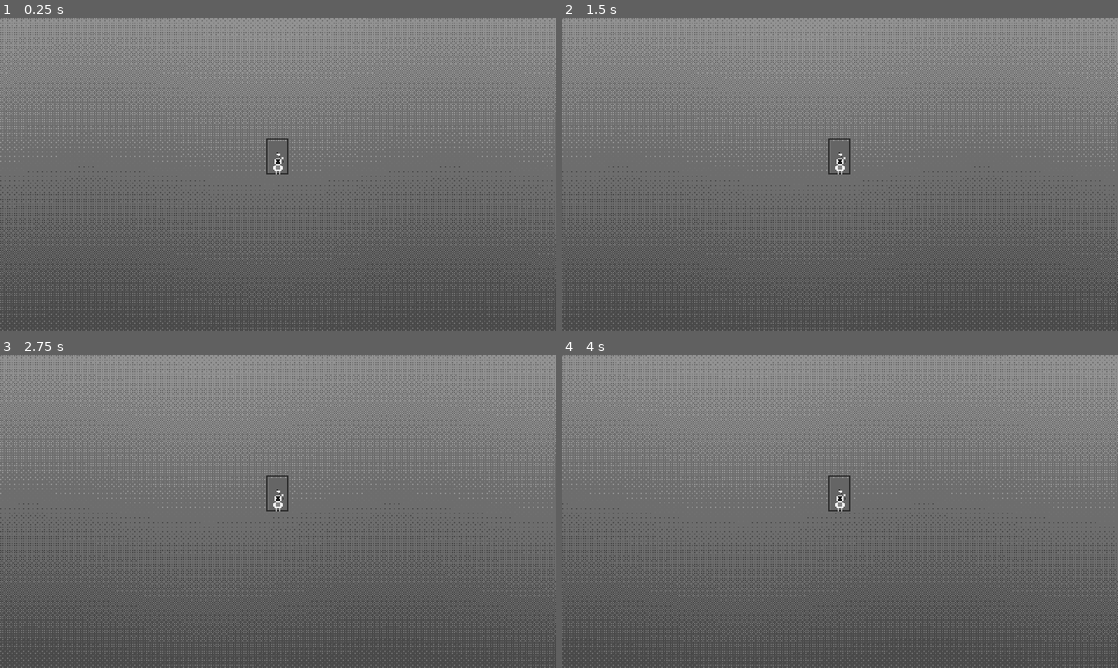
Above: before the commit, frames 1-4 (two rows, left to right).
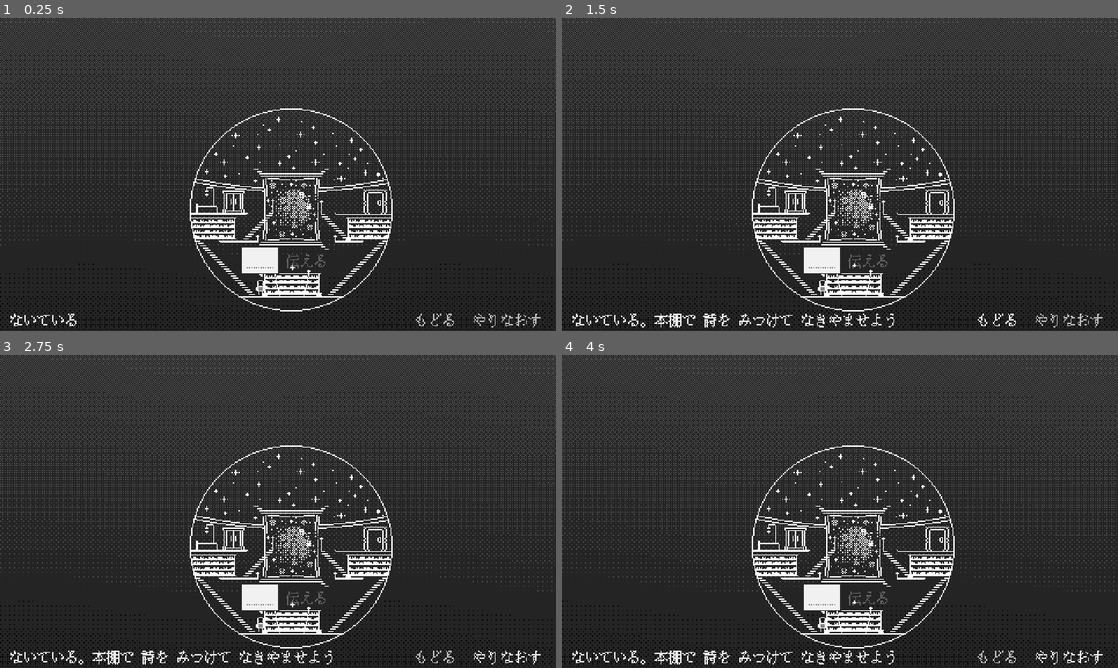
Above: after the commit, the same moments.

Repository: tmichiya/toru-3jam
Game: Godot game, scene res://scenes/main.tscn
Two runs of this game, one before a commit and one after it. Both use one fixed random seed, a clock stepped at 60 frames per second and the inputs below.
Inputs (mouse positions are in pixels of both pictures, inside the frame that each line leads up to):
- Up to frame 1 (0.25 s): no input
- Up to frame 2 (1.5 s): click (1067, 318) at 0.5 s, where only the run after the commit has a clickable "やりなおす"; click (995, 318) at 1.25 s, where only the run after the commit has a clickable "もどる"
- Up to frame 3 (2.75 s): click (505, 655) at 2 s, where only the run after the commit has a clickable "やりなおす"
- Up to frame 4 (4 s): click (995, 655) at 2.75 s, where only the run after the commit has a clickable "もどる"; click (1067, 655) at 3.5 s, where only the run after the commit has a clickable "やりなおす"

The runs differ from the first frame. In frame 1, 100% of the frame differs, in the area x 0-100%, y 0-100%; in frame 2, 100%; in frame 3, 100%; in frame 4, 100%.
Error before the commit: Parse Error: Too few arguments for "setup()" call. Expected at least 3 but received 2. (res://scripts/main.gd:33)

Commit message:
部屋の中でゲームが進むシーン構成に
星空の窓と丸い部屋の絵を重ね、開いている本棚・窓に目印、エンディングで扉から光がこぼれる。横スクロール用の地面・扉・カメラは削除。背景のディザは線画が映えるよう暗めに。スクリーンショット確認も歩いて進む流れに更新。

Co-Authored-By: Claude Opus 5.5 <noreply@anthropic.com>

Diff:
--- a/scenes/main.tscn
+++ b/scenes/main.tscn
@@ -9,18 +9,23 @@
 [ext_resource type="Script" path="res://scripts/input_ctrl.gd" id="7_input"]
 [ext_resource type="Script" path="res://scripts/ui.gd" id="8_ui"]
 [ext_resource type="Script" path="res://scripts/sfx.gd" id="9_sfx"]
-[ext_resource type="Script" path="res://scripts/ground.gd" id="10_ground"]
-[ext_resource type="Script" path="res://scripts/door.gd" id="11_door"]
+[ext_resource type="Texture2D" path="res://art/room/room_bg.png" id="10_roombg"]
+[ext_resource type="Texture2D" path="res://art/room/room.png" id="11_room"]
 [ext_resource type="PackedScene" path="res://scenes/player.tscn" id="12_player"]
-[ext_resource type="Script" path="res://scripts/world_camera.gd" id="13_camera"]
+[ext_resource type="Script" path="res://scripts/room_props.gd" id="13_props"]
 [ext_resource type="Script" path="res://scripts/saturation.gd" id="14_sat"]
 [ext_resource type="Shader" path="res://shaders/saturation.gdshader" id="15_satshader"]
+[ext_resource type="Shader" path="res://shaders/key_dark.gdshader" id="16_key"]
 
 [sub_resource type="ShaderMaterial" id="ShaderMaterial_bg"]
 shader = ExtResource("4_bgshader")
+shader_parameter/dim = 0.4
 
 [sub_resource type="ShaderMaterial" id="ShaderMaterial_sat"]
 shader = ExtResource("15_satshader")
+
+[sub_resource type="ShaderMaterial" id="ShaderMaterial_key"]
+shader = ExtResource("16_key")
 
 [node name="Main" type="Node2D"]
 script = ExtResource("1_main")
@@ -39,17 +44,21 @@
 script = ExtResource("3_bg")
 
 [node name="World" type="Node2D" parent="."]
+position = Vector2(90, 62)
 
-[node name="Ground" type="Node2D" parent="World"]
-script = ExtResource("10_ground")
+[node name="RoomBG" type="Sprite2D" parent="World"]
+material = SubResource("ShaderMaterial_key")
+texture = ExtResource("10_roombg")
+centered = false
 
-[node name="Door" type="Node2D" parent="World"]
-script = ExtResource("11_door")
+[node name="Room" type="Sprite2D" parent="World"]
+texture = ExtResource("11_room")
+centered = false
+
+[node name="Props" type="Node2D" parent="World"]
+script = ExtResource("13_props")
 
 [node name="Player" parent="World" instance=ExtResource("12_player")]
-
-[node name="Camera" type="Camera2D" parent="World"]
-script = ExtResource("13_camera")
 
 [node name="PoemLayer" type="CanvasLayer" parent="."]
 
--- a/scripts/door.gd
+++ /dev/null
@@ -1,58 +0,0 @@
-class_name Door
-extends Node2D
-## 扉。show_door の場面から現れ、エンディングで開いて光がこぼれる。
-
-const W := 18
-const H := 30
-const FRAME := Color("2b2b33")
-const PANEL := Color("8a5a3c")
-const LIGHT := Color("fff1b0")
-
-var game: Game
-var _shown := false
-var _open := 0.0
-var _t := 0.0
-
-
-func setup(g: Game) -> void:
-	game = g
-	position = Vector2(float(g.poem.get("door_x", 660)), UIConst.GROUND_Y)
-	modulate.a = 0.0
-	g.state_changed.connect(_apply)
-	_apply()
-
-
-func _apply() -> void:
-	var should_show: bool = bool(game.stage_def().get("show_door", false)) or bool(game.state.d["ended"])
-	if should_show != _shown:
-		_shown = should_show
-		create_tween().tween_property(self, "modulate:a", 1.0 if should_show else 0.0, 1.2)
-	var target := 1.0 if game.state.d["ended"] else 0.0
-	if not is_equal_approx(target, _open):
-		create_tween().tween_property(self, "_open", target, 1.5).set_delay(0.8 if target > 0.0 else 0.0)
-
-
-func _process(delta: float) -> void:
-	_t += delta
-	queue_redraw()
-
-
-func _draw() -> void:
-	var x0 := -W / 2
-	var y0 := -H
-	# 開いた奥の光
-	if _open > 0.0:
-		draw_rect(Rect2(x0 + 1, y0 + 1, W - 2, H - 1), Color(LIGHT, _open))
-		for i in 12:
-			var a := TAU * i / 12.0 + _t * 0.3
-			var r := 14.0 + _open * 30.0 + sin(_t * 3.0 + i) * 3.0
-			draw_rect(Rect2((Vector2(0, -H / 2.0) + Vector2.from_angle(a) * r).round(), Vector2.ONE),
-				Color(LIGHT, _open))
-	# 扉板 (開くと横幅が縮む)
-	var pw := roundf((W - 2) * (1.0 - _open * 0.85))
-	draw_rect(Rect2(x0 + 1, y0 + 1, pw, H - 1), PANEL)
-	if _open < 0.5:
-		draw_rect(Rect2(x0 + W - 6, y0 + 15, 2, 2), Color("ffd47e"))
-		draw_rect(Rect2(x0 + W - 5, y0 + 18, 1, 2), FRAME)
-	# 枠
-	draw_rect(Rect2(x0, y0, W, H), FRAME, false, 1.0)
--- a/scripts/ground.gd
+++ /dev/null
@@ -1,42 +0,0 @@
-class_name Ground
-extends Node2D
-## 主人公が歩く一本線と、横スクロールが分かるように並ぶ草や花。
-
-const X_FROM := -240
-const X_TO := 1200
-const LINE := Color("e8e4dc")
-const GRASS := Color("9fd08a")
-const FLOWERS := [Color("ff9fb8"), Color("ffd47e"), Color("9fc8ff")]
-
-var _tufts: Array = []  # [x, kind]
-
-
-func _ready() -> void:
-	var rng := RandomNumberGenerator.new()
-	rng.seed = 7
-	var x := X_FROM
-	while x < X_TO:
-		_tufts.append([x, rng.randi_range(0, 3)])
-		x += rng.randi_range(14, 40)
-
-
-func _draw() -> void:
-	var y := UIConst.GROUND_Y
-	draw_rect(Rect2(X_FROM, y, X_TO - X_FROM, 1), LINE)
-	for t in _tufts:
-		var x: int = t[0]
-		match t[1]:
-			0, 1:
-				# 草
-				for p in [Vector2(0, -1), Vector2(0, -2), Vector2(-1, -1), Vector2(2, -1), Vector2(2, -2), Vector2(2, -3)]:
-					draw_rect(Rect2(Vector2(x, y) + p, Vector2.ONE), GRASS)
-			2:
-				# 花
-				var c: Color = FLOWERS[x % FLOWERS.size()]
-				for p in [Vector2(0, -1), Vector2(0, -2), Vector2(0, -3)]:
-					draw_rect(Rect2(Vector2(x, y) + p, Vector2.ONE), GRASS)
-				for p in [Vector2(0, -5), Vector2(-1, -4), Vector2(1, -4), Vector2(0, -4)]:
-					draw_rect(Rect2(Vector2(x, y) + p, Vector2.ONE), c)
-			3:
-				# 小石
-				draw_rect(Rect2(x, y - 1, 2, 1), LINE)
--- a/scripts/main.gd
+++ b/scripts/main.gd
@@ -1,18 +1,16 @@
 extends Node2D
 ## 配線だけを行う。各部品は Game の signal を購読し、互いを直接は触らない。
-##  - BackgroundLayer: 空 (ディザのグラデーション、色の言葉で色が変わる)
-##  - World: 地面・扉・主人公・カメラ (横スクロール)
-##  - PoemLayer: 画面上方の詩・演出・入力・UI (スクロールしない)
+##  - BackgroundLayer: 空の色 (ディザのグラデーション、色の言葉で変わる)
+##  - World: 部屋の絵・目印・主人公 (部屋の絵のピクセル座標で配置)
+##  - PoemLayer: 画面上方の詩・演出・入力・UI
 ##  - PostLayer: 画面全体の彩度 (場面が進むほど色づく)
 
 const POEM_PATH := "res://data/poem.json"
 
 @onready var game: Game = $Game
 @onready var background: PoemBackground = $BackgroundLayer/Background
-@onready var ground: Ground = $World/Ground
-@onready var door: Door = $World/Door
+@onready var props: RoomProps = $World/Props
 @onready var player: Player = $World/Player
-@onready var camera: WorldCamera = $World/Camera
 @onready var poem_view: PoemView = $PoemLayer/Poem
 @onready var fx: FxLayer = $PoemLayer/FX
 @onready var input_ctrl: InputCtrl = $PoemLayer/Input
@@ -24,12 +22,11 @@
 func _ready() -> void:
 	game.load_poem(POEM_PATH)
 	background.setup(game, poem_view)
-	door.setup(game)
+	props.setup(game)
 	player.setup(game)
-	camera.setup(player)
 	poem_view.setup(game)
 	fx.setup(game, poem_view, player)
 	input_ctrl.setup(game, poem_view, player)
-	ui.setup(game, player)
+	ui.setup(game, player, poem_view)
 	saturation.setup(game)
 	sfx.setup(game)
--- a/scripts/player.gd
+++ b/scripts/player.gd
@@ -6,7 +6,7 @@
 ## 見た目は子の AnimatedSprite2D (art/player/player_frames.tres) を差し替えればよい。
 ## 座標は部屋の絵のピクセル座標 (親の World が画面上の位置へずらしている)。
 
-const WALK_SPEED := 32.0
+const WALK_SPEED := 42.0
 const ARRIVE_DIST := 5.0
 const KEY_COLOR := Color("ffd47e")
 
--- /dev/null
+++ b/scripts/room_props.gd
@@ -0,0 +1,59 @@
+class_name RoomProps
+extends Node2D
+## 部屋の絵の上に重ねる小さな演出。
+##  - 開いていて詩が残っている本棚・窓に、きらきらした目印
+##  - エンディングで扉が開き、光がこぼれる
+## 座標は部屋の絵のピクセル座標。
+
+const MARK_COLOR := Color("fff1a0")
+const LIGHT := Color("fff1b0")
+
+var game: Game
+var _t := 0.0
+var _open := 0.0
+
+
+func setup(g: Game) -> void:
+	game = g
+	g.state_changed.connect(_apply)
+
+
+func _apply() -> void:
+	var target := 1.0 if game.state.d["ended"] else 0.0
+	if not is_equal_approx(target, _open):
+		var tw := create_tween()
+		if target > 0.0:
+			tw.tween_interval(1.0)
+		tw.tween_property(self, "_open", target, 1.5)
+
+
+func _process(delta: float) -> void:
+	_t += delta
+	queue_redraw()
+
+
+func _draw() -> void:
+	for spot in game.poem["spots"]:
+		if game.spot_has_poem(spot):
+			var sp: Dictionary = game.poem["spots"][spot]
+			var m: Array = sp.get("mark", sp["points"][0])
+			_draw_mark(Vector2(m[0], m[1]))
+	if _open > 0.0:
+		var r: Array = game.poem.get("door_light", [227, 88, 16, 17])
+		var rect := Rect2(r[0], r[1], r[2], r[3])
+		draw_rect(rect, Color(LIGHT, _open))
+		for i in 14:
+			var a := TAU * i / 14.0 + _t * 0.3
+			var dist := 10.0 + _open * 22.0 + sin(_t * 3.0 + i) * 3.0
+			draw_rect(Rect2((rect.get_center() + Vector2.from_angle(a) * dist).round(), Vector2.ONE), Color(LIGHT, _open))
+
+
+## ふわふわ上下しながら瞬く星の目印
+func _draw_mark(c: Vector2) -> void:
+	var y := roundf(sin(_t * 3.0) * 1.5)
+	var p := c + Vector2(0, y)
+	var arm := 2 if int(_t * 4.0) % 2 == 0 else 1
+	draw_rect(Rect2(p, Vector2.ONE), MARK_COLOR)
+	for i in range(1, arm + 1):
+		for dir in [Vector2.RIGHT, Vector2.LEFT, Vector2.UP, Vector2.DOWN]:
+			draw_rect(Rect2(p + dir * i, Vector2.ONE), Color(MARK_COLOR, 1.0 if i == 1 else 0.6))
--- a/scripts/sfx.gd
+++ b/scripts/sfx.gd
@@ -18,6 +18,7 @@
 	_streams = {
 		"click": _seq([[880, 0.04], [1320, 0.07]], "tri"),
 		"give": _seq([[660, 0.05], [990, 0.08]], "tri"),
+		"collect": _seq([[784, 0.07], [988, 0.07], [1175, 0.07], [1568, 0.2]], "tri"),
 		"take_back": _seq([[330, 0.05], [247, 0.09]], "tri"),
 		"full": _seq([[196, 0.07], [165, 0.12]], "square"),
 		"told_ng": _seq([[392, 0.08], [370, 0.08], [349, 0.16]], "tri"),
--- a/scripts/world_camera.gd
+++ /dev/null
@@ -1,26 +0,0 @@
-class_name WorldCamera
-extends Camera2D
-## 主人公を追う横スクロールのカメラ。主人公が画面の左寄りに来るようにする。
-
-const LEAD := 90.0       # 主人公より右をどれだけ見せるか
-const MIN_X := 240.0     # これより左へはスクロールしない
-const FOLLOW_SPEED := 4.0
-
-var player: Node2D
-
-
-func setup(p: Node2D) -> void:
-	player = p
-	position = Vector2(_target_x(), UIConst.SCREEN.y / 2.0)
-	make_current()
-
-
-func _process(delta: float) -> void:
-	if player == null:
-		return
-	var x := lerpf(position.x, _target_x(), 1.0 - exp(-delta * FOLLOW_SPEED))
-	position = Vector2(roundf(x), UIConst.SCREEN.y / 2.0)
-
-
-func _target_x() -> float:
-	return maxf(MIN_X, player.position.x + LEAD)
--- a/shaders/dither_bg.gdshader
+++ b/shaders/dither_bg.gdshader
@@ -11,6 +11,7 @@
 uniform float brightness = 0.0;
 uniform float rainbow = 0.0;
 uniform float levels = 7.0;
+uniform float dim = 1.0;  // 部屋の白い線が映えるよう全体を暗くする
 uniform vec2 screen_size = vec2(480.0, 270.0);
 
 const float BAYER[16] = float[16](
@@ -46,6 +47,7 @@
 		float h = fract(t * 0.7 + px.x / screen_size.x * 0.25 - TIME * 0.04);
 		col = mix(col, hsv2rgb(vec3(h, 0.4, 0.97)), rainbow * 0.75);
 	}
+	col *= dim;
 	col = floor(clamp(col, 0.0, 1.0) * levels + th) / levels;
 	COLOR = vec4(col, 1.0);
 }
--- /dev/null
+++ b/shaders/key_dark.gdshader
@@ -0,0 +1,10 @@
+shader_type canvas_item;
+// 暗い地の色を透明にして、白い線と星だけを残す (背景の色が透けて見えるように)。
+
+uniform float threshold = 0.12;
+
+void fragment() {
+	vec4 c = texture(TEXTURE, UV);
+	float v = max(c.r, max(c.g, c.b));
+	COLOR = vec4(c.rgb, c.a * step(threshold, v));
+}
--- a/tests/screenshot.gd
+++ b/tests/screenshot.gd
@@ -1,9 +1,10 @@
 extends SceneTree
-## main.tscn を実行し、途中経過を PNG に保存する (見た目確認用)。
+## main.tscn を実行し、主人公を歩かせながら途中経過を PNG に保存する (見た目確認用)。
 ## godot --path . -s res://tests/screenshot.gd -- <出力フォルダ>
 
 var out_dir := "user://"
 var game: Game
+var player: Player
 
 
 func _init() -> void:
@@ -12,39 +13,54 @@
 	var main: Node = load("res://scenes/main.tscn").instantiate()
 	root.add_child(main)
 	game = main.get_node("Game")
-	await _wait(4.0)
-	_save("1_cry")
-	game.give(_uid("雨が"))
-	game.tell()
-	await _wait(0.5)
-	_save("1_cry_ng")
+	player = main.get_node("World/Player")
+	await _wait(1.0)
+	_save("0_start")
+	await _walk_to("shelf_bottom")
+	await _wait(2.0)
+	_save("1_got_p1")
 	game.give(_uid("笑顔を"))
 	await _wait(0.3)
-	_save("1_cry_give")
+	_save("1_give")
 	game.tell()
-	await _wait(5.0)
+	await _wait(2.0)
+	await _walk_to("bed")
+	await _wait(2.5)
 	_save("2_sleep")
 	game.give(_uid("やさしい"))
-	game.give(_uid("声で"))
+	game.give(_uid("笑顔を"))
 	game.tell()
-	await _wait(14.0)
-	_save("3_door")
+	await _wait(2.0)
+	await _walk_to("shelf_right")
+	await _wait(1.5)
 	game.click(_uid("金色の"))
-	await _wait(2.5)
-	_save("3_door_gold")
-	game.give(_uid("鍵を"))
+	await _wait(2.0)
+	_save("3_gold")
+	game.give(_uid("鍵"))
 	game.give(_uid("さがして"))
 	game.tell()
-	await _wait(5.0)
-	_save("4_future")
-	for t in ["きらきらとした", "明るい", "未来へ"]:
+	await _wait(2.5)
+	await _walk_to("window")
+	await _wait(2.0)
+	_save("4_window")
+	for t in ["きらきらとした", "明るい", "未来"]:
 		game.give(_uid(t))
 	await _wait(0.3)
-	_save("4_future_give")
+	_save("4_give")
 	game.tell()
-	await _wait(8.0)
+	await _wait(9.0)
 	_save("5_end")
 	quit(0)
+
+
+## spot まで実際にクリックと同じ経路で歩かせ、着くまで待つ
+func _walk_to(spot: String) -> void:
+	var p: Array = game.poem["spots"][spot]["points"][-1]
+	player.walk_to_screen(player.room_to_screen(Vector2(p[0], p[1])))
+	for i in 1500:
+		await process_frame
+		if player._path.is_empty():
+			break
 
 
 func _wait(sec: float) -> void:
@@ -58,8 +74,9 @@
 
 
 func _uid(t: String) -> int:
-	for line in game.state.lines():
-		for w in line["words"]:
-			if w["t"] == t:
-				return w["uid"]
+	for pid in game.state.d["poems"]:
+		for line in game.state.poem_lines(pid):
+			for w in line["words"]:
+				if w["t"] == t:
+					return w["uid"]
 	return -1
Not shown, removed: scripts/door.gd.uid
Not shown, removed: scripts/ground.gd.uid
Not shown, added: scripts/room_props.gd.uid
Not shown, removed: scripts/world_camera.gd.uid
Not shown, added: shaders/key_dark.gdshader.uid
